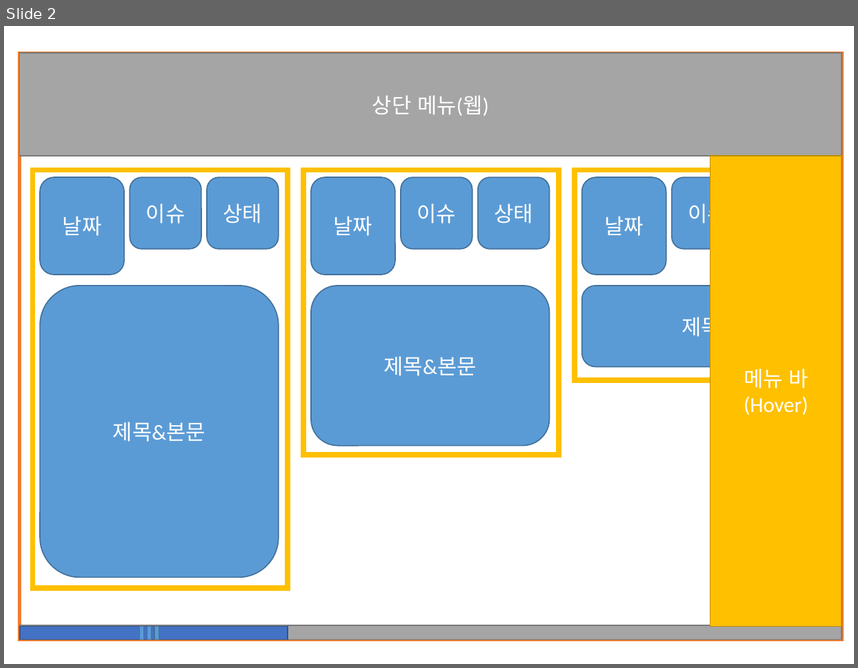
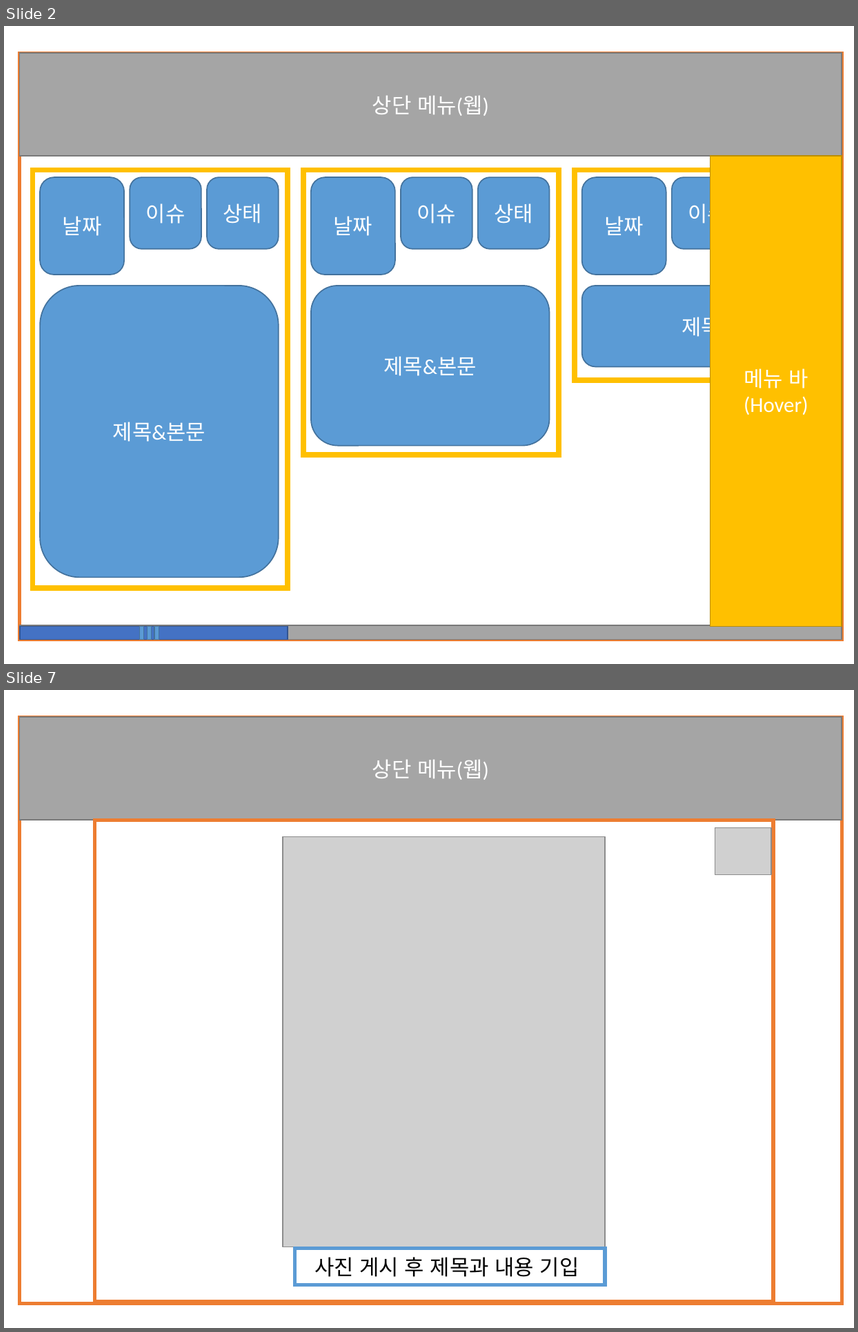
Before and after one commit to TripleHwang/OSS_Project-1, a slide deck: 첫 화면.pptx. Shown one above the other, each under a label of ours: slide 2 before the commit, slides 2 and 7 after it; the slides between them are not shown. The pictures are 858x668 and 858x1332 pixels, drawn with LibreOffice and Linux fonts; fonts in the diff are those of the drawing; grey boxes stand for pictures. Boxes give left, top, right and bottom in pixels: in the first picture for what was removed or moved away, otherwise in the second. Text is boxed around its words. In the diff, an @@ line names an element or a change of style, - is before the commit and + after.

```diff
--- a/첫 화면.pptx
+++ b/첫 화면.pptx
@@ slide 7 added at <box>4,690,854,1328</box>, background #FFFFFF @@
@@ rectangle added at <box>19,717,842,1303</box>, fill #FFFFFF, outline #ED7D31 3 pt @@
@@ rectangle added at <box>19,717,842,820</box>, fill #A5A5A5, outline #7A7A7A 1 pt, 18 pt, text #FFFFFF @@
+상단 메뉴(웹)
@@ rectangle added at <box>94,820,773,1301</box>, fill #FFFFFF, outline #ED7D31 3 pt @@
@@ picture added at <box>715,828,771,876</box> @@
@@ picture added at <box>283,836,605,1246</box> @@
@@ rectangle added at <box>294,1248,605,1284</box>, fill #FFFFFF, outline #5B9BD5 3 pt, 18 pt, text #000000 @@
+사진 게시 후 제목과 내용 기입
```
Also in this commit, not shown: 4 other slides added, 2 other files.
